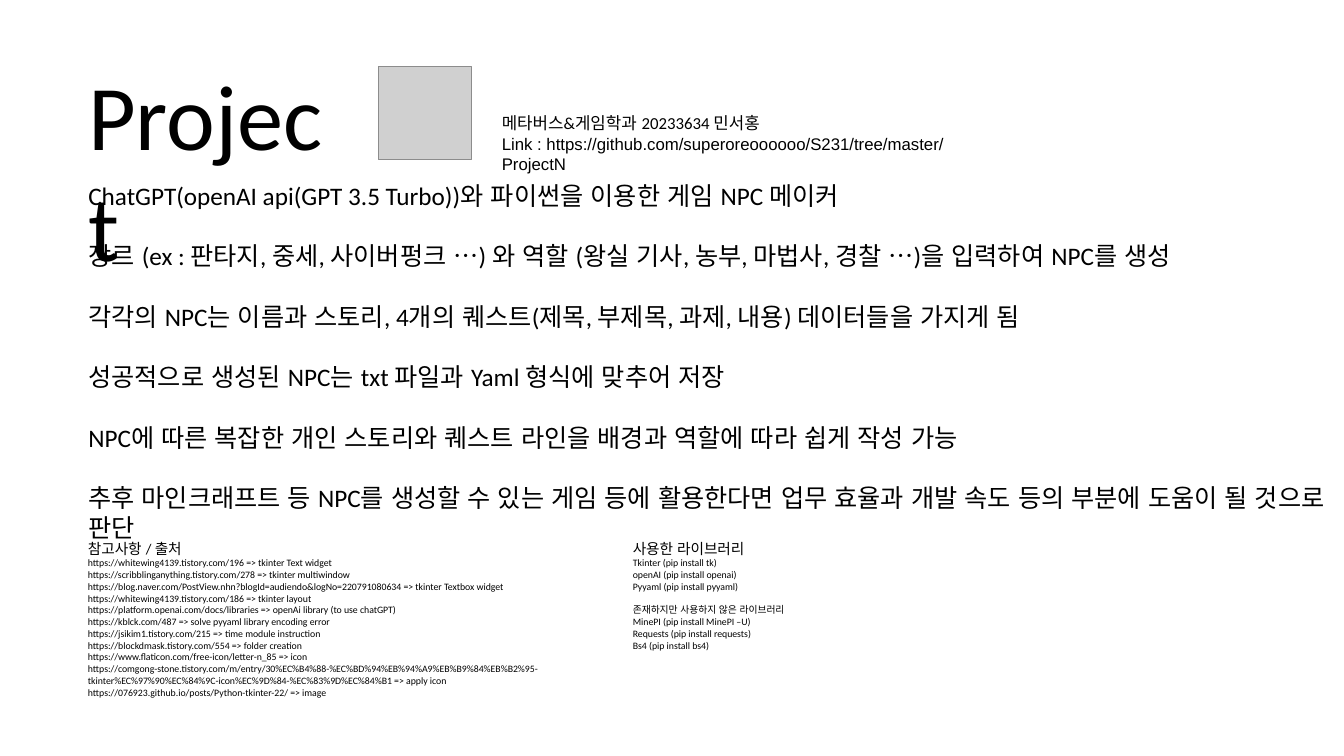
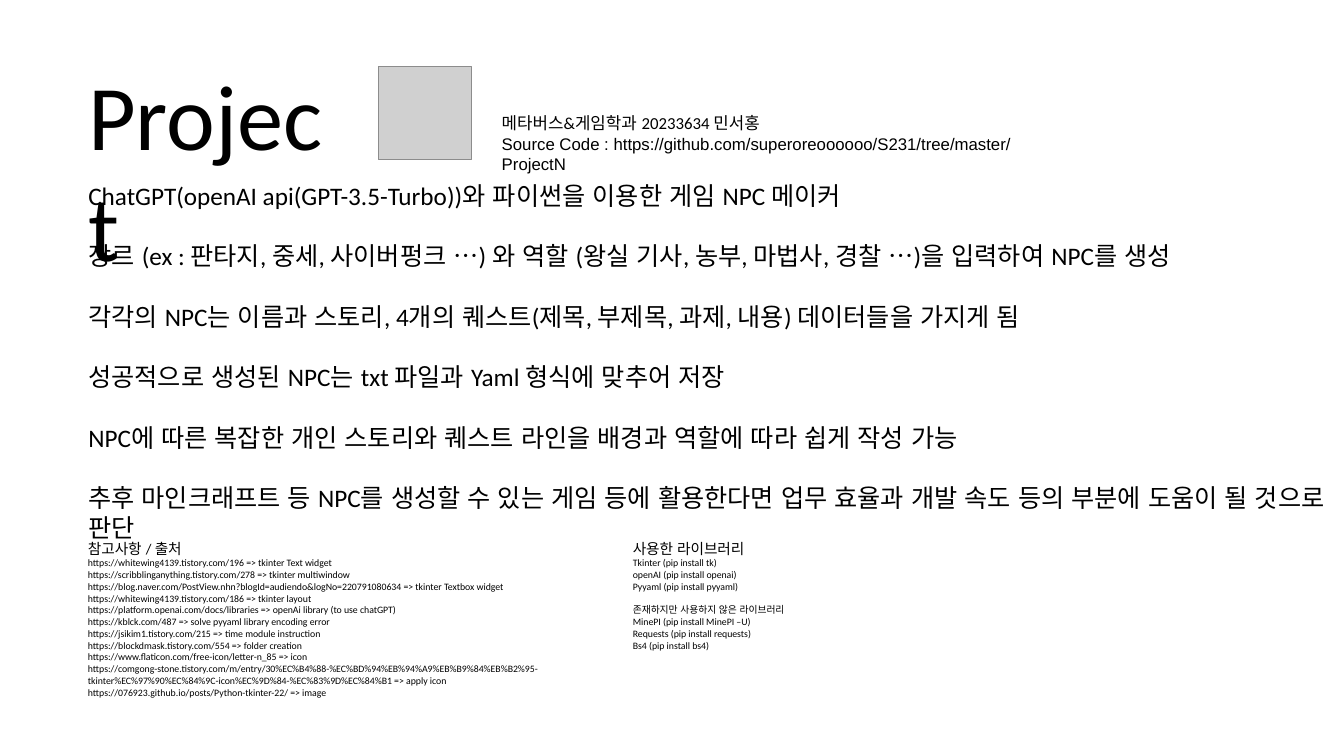
Before and after one commit to superoreoooooo/S231, a slide deck: slide 1 of ProjectN/발표자료.pptx. Drawn at 1344x756 pixels with LibreOffice and Linux fonts; fonts in the diff are those of the drawing; grey boxes stand for pictures. Boxes give left, top, right and bottom in pixels: in the first picture for what was removed or moved away, otherwise in the second. Text is boxed around its words. In the diff, an @@ line names an element or a change of style, - is before the commit and + after.

```diff
--- a/ProjectN/발표자료.pptx
+++ b/ProjectN/발표자료.pptx
@@ text at (502, 138, 1011, 154): text changed @@
-Link : https://github.com/superoreoooooo/S231/tree/master/ProjectN
+Source Code : https://github.com/superoreoooooo/S231/tree/master/ProjectN
@@ text at (88, 184, 841, 211): text changed @@
-ChatGPT(openAI api(GPT 3.5 Turbo))와 파이썬을 이용한 게임 NPC 메이커
+ChatGPT(openAI api(GPT-3.5-Turbo))와 파이썬을 이용한 게임 NPC 메이커
```
Also in this commit, not shown: 12 other files.
